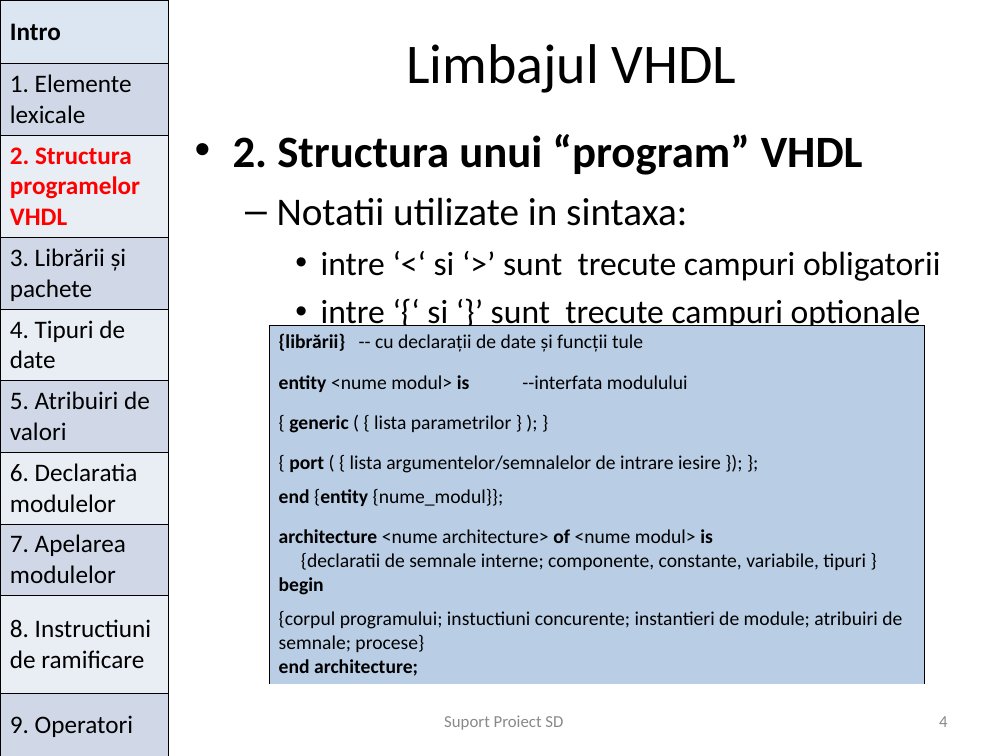
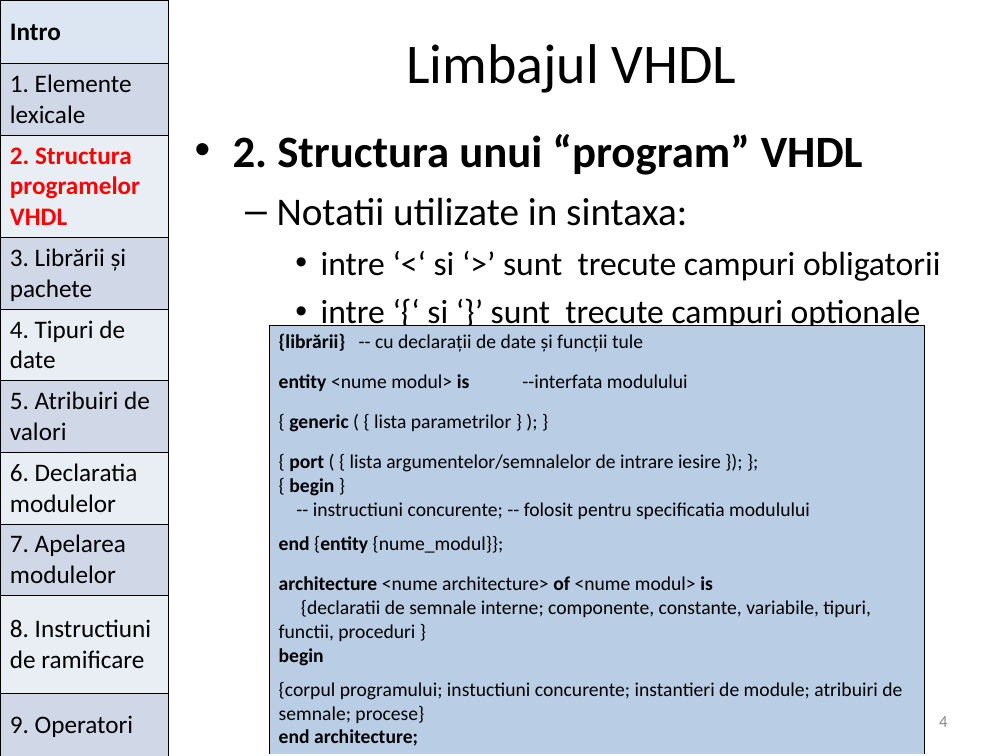
Before and after one commit to mohammadfayaj/Suport_HDL, a slide deck: slide 4 of Curs_2_Limbaje_de_descriere_hardware/prezentare_VHDL.ppt. Drawn at 1008x756 pixels with LibreOffice and Linux fonts; fonts in the diff are those of the drawing. Boxes give left, top, right and bottom in pixels: in the first picture for what was removed or moved away, otherwise in the second. Text is boxed around its words. In the diff, an @@ line names an element or a change of style, - is before the commit and + after.

Commit message:
updated slides

```diff
--- a/Curs_2_Limbaje_de_descriere_hardware/prezentare_VHDL.ppt
+++ b/Curs_2_Limbaje_de_descriere_hardware/prezentare_VHDL.ppt
@@ table at (269, 326, 924, 755) @@
-row 4, column 1: { port ( { lista argumentelor/semnalelor de intrare iesire }); };
+row 4, column 1: { port ( { lista argumentelor/semnalelor de intrare iesire }); }; / { begin } / -- instructiuni concurente; -- folosit pentru specificatia modulului
-row 6, column 1: architecture <nume architecture> of <nume modul> is / {declaratii de semnale interne; componente, constante, variabile, tipuri } / begin
+row 6, column 1: architecture <nume architecture> of <nume modul> is / {declaratii de semnale interne; componente, constante, variabile, tipuri, functii, proceduri } / begin
@@ text removed at (444, 715, 563, 730) @@
-Suport Proiect SD
```
Also in this commit, not shown: 6 other slides changed, 5 other files.
